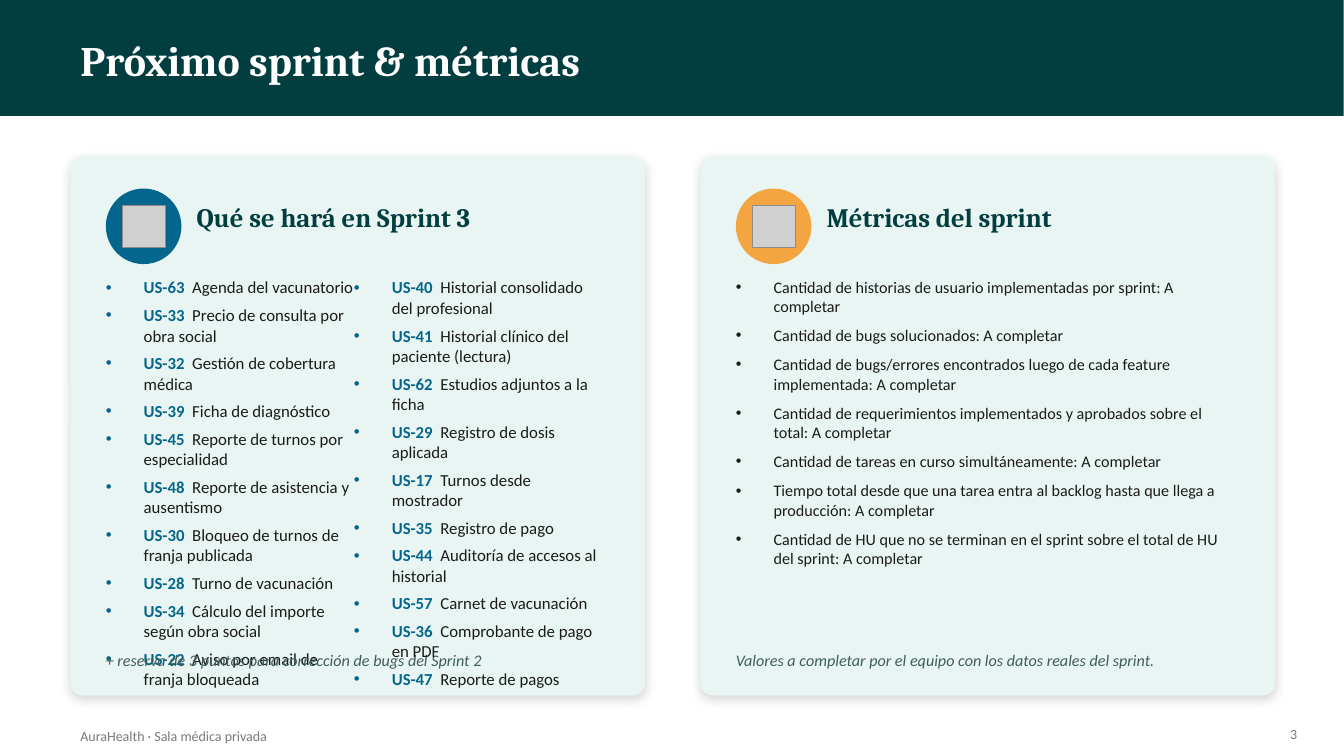
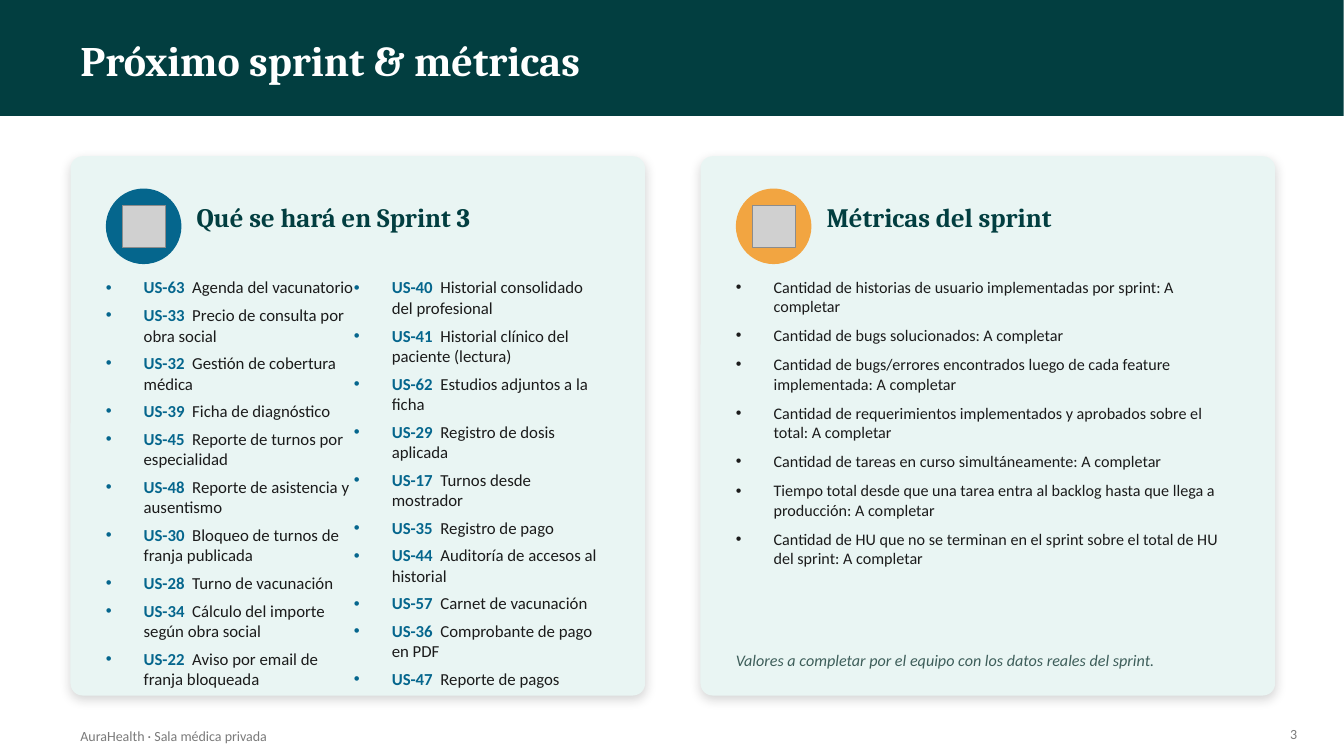
Before and after one commit to AgusUni05/PROYECTO-PSS-2026, a slide deck: slide 3 of AuraHealth - Demo Sprint 2.pptx. Drawn at 1344x756 pixels with LibreOffice and Linux fonts; fonts in the diff are those of the drawing; grey boxes stand for pictures. Boxes give left, top, right and bottom in pixels: in the first picture for what was removed or moved away, otherwise in the second. Text is boxed around its words. In the diff, an @@ line names an element or a change of style, - is before the commit and + after.

```diff
--- a/AuraHealth - Demo Sprint 2.pptx
+++ b/AuraHealth - Demo Sprint 2.pptx
@@ text removed at (117, 653, 481, 669) @@
-+ reserva de 3 puntos para corrección de bugs del Sprint 2
```
Also in this commit, not shown: 18 other files.
